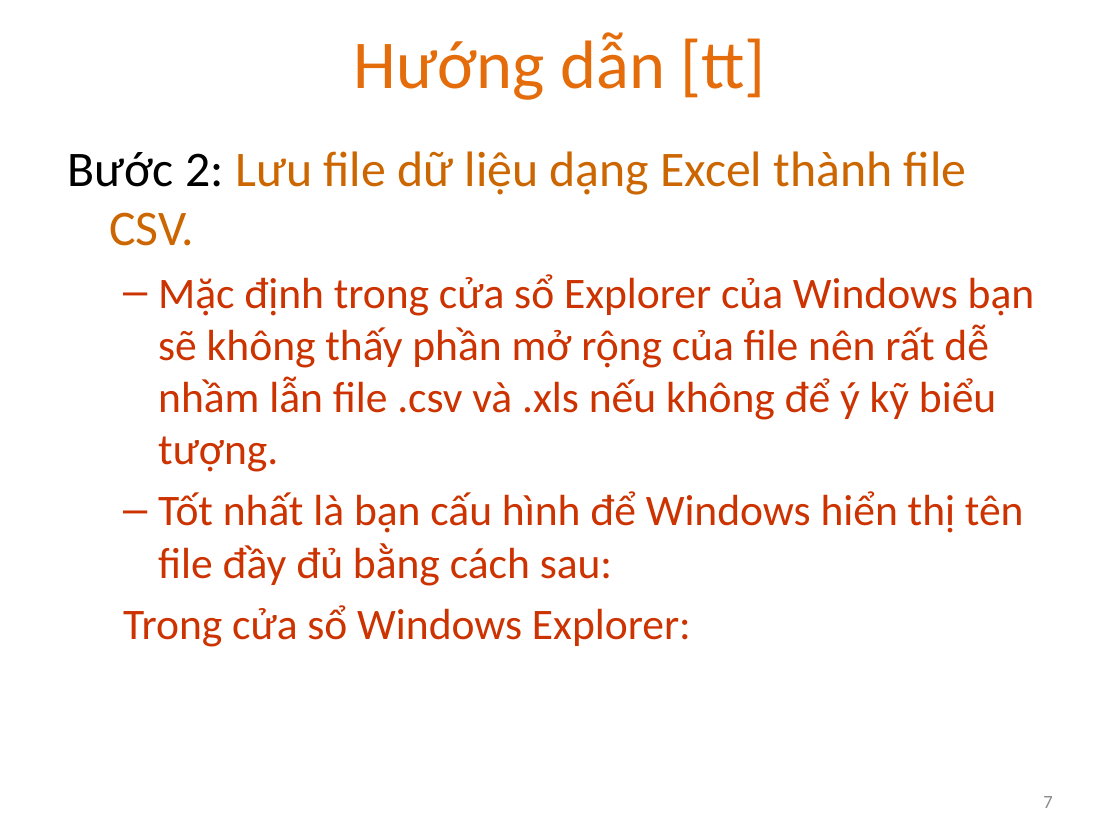
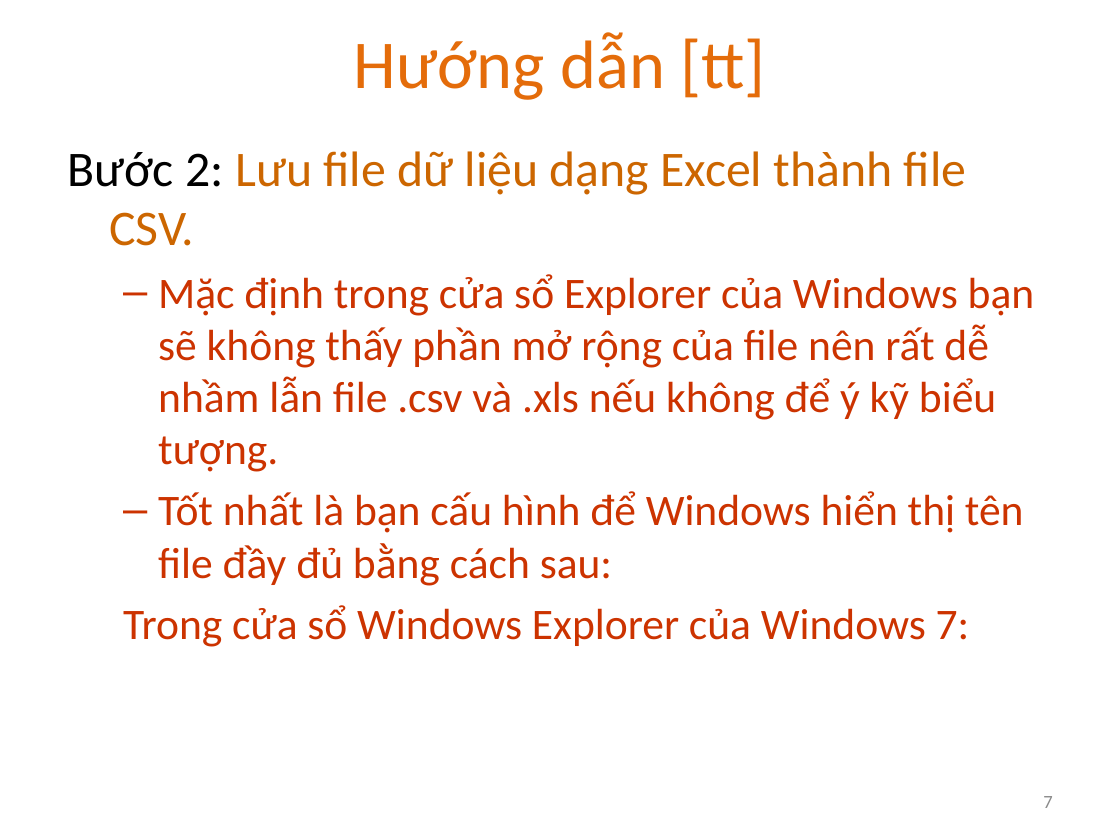
Before and after one commit to phantichdulieu/phantichdulieukhoahoc, a slide deck: slide 7 of huong-dan-thuc-hanh/Ngay01_HuongDanThucHanh_CauHoi3.pptx. Drawn at 1120x840 pixels with LibreOffice and Linux fonts; fonts in the diff are those of the drawing. Boxes give left, top, right and bottom in pixels: in the first picture for what was removed or moved away, otherwise in the second. Text is boxed around its words. In the diff, an @@ line names an element or a change of style, - is before the commit and + after.

```diff
--- a/huong-dan-thuc-hanh/Ngay01_HuongDanThucHanh_CauHoi3.pptx
+++ b/huong-dan-thuc-hanh/Ngay01_HuongDanThucHanh_CauHoi3.pptx
@@ text at (123, 605, 970, 647): text changed @@
-  Trong cửa sổ Windows Explorer:
+  Trong cửa sổ Windows Explorer của Windows 7:
```
Also in this commit, not shown: 1 other slide changed, 1 other file.
